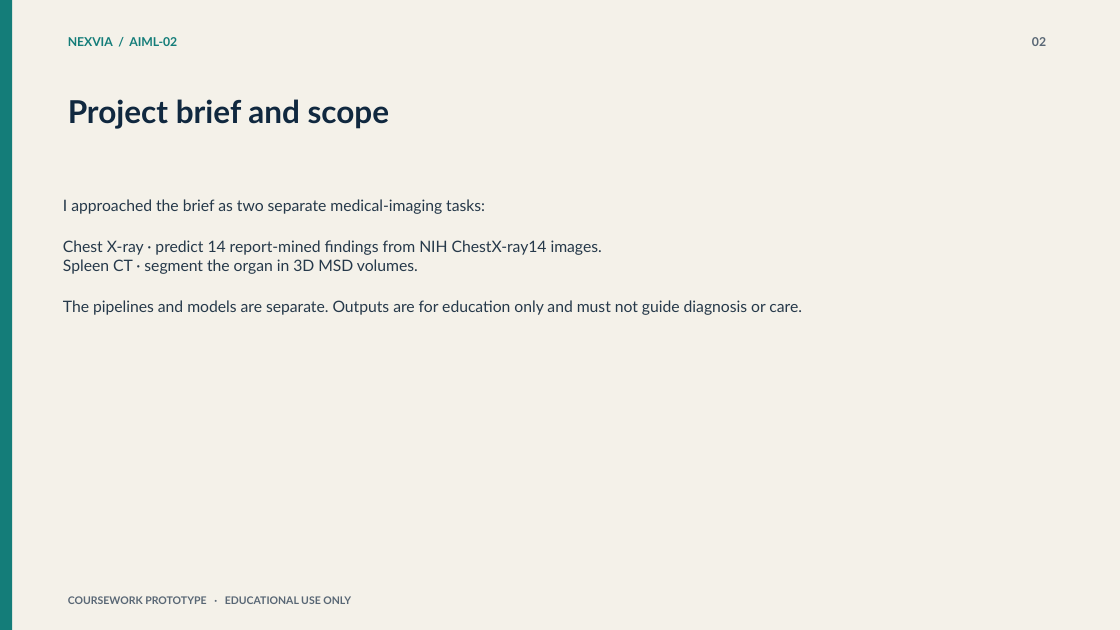
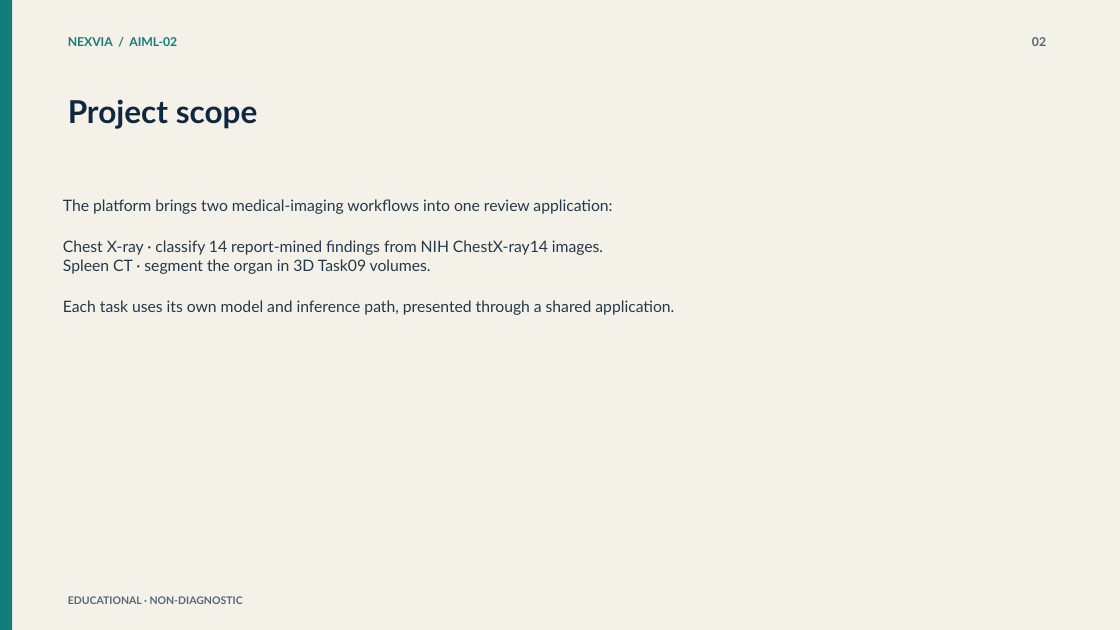
Before and after one commit to ram15x/nexvia-aiml-internship, a slide deck: slide 2 of AIML-02/deliverables/Medical_Imaging_AI_Review_Platform.pptx. Drawn at 1120x630 pixels with LibreOffice and Linux fonts; fonts in the diff are those of the drawing. Boxes give left, top, right and bottom in pixels: in the first picture for what was removed or moved away, otherwise in the second. Text is boxed around its words. In the diff, an @@ line names an element or a change of style, - is before the commit and + after.

Commit message:
Polish project presentation and usage materials

```diff
--- a/AIML-02/deliverables/Medical_Imaging_AI_Review_Platform.pptx
+++ b/AIML-02/deliverables/Medical_Imaging_AI_Review_Platform.pptx
@@ text at (68, 99, 258, 129): text changed @@
-Project brief and scope
+Project scope
@@ text at (63, 199, 674, 315): text changed @@
-I approached the brief as two separate medical-imaging tasks:
-Chest X-ray · predict 14 report-mined findings from NIH ChestX-ray14 images.
-Spleen CT · segment the organ in 3D MSD volumes.
-The pipelines and models are separate. Outputs are for education only and must not guide diagnosis or care.
+The platform brings two medical-imaging workflows into one review application:
+Chest X-ray · classify 14 report-mined findings from NIH ChestX-ray14 images.
+Spleen CT · segment the organ in 3D Task09 volumes.
+Each task uses its own model and inference path, presented through a shared application.
@@ text at (68, 596, 243, 604): text changed @@
-COURSEWORK PROTOTYPE · EDUCATIONAL USE ONLY
+EDUCATIONAL · NON-DIAGNOSTIC
```
Also in this commit, not shown: 9 other slides changed, 19 other files.
